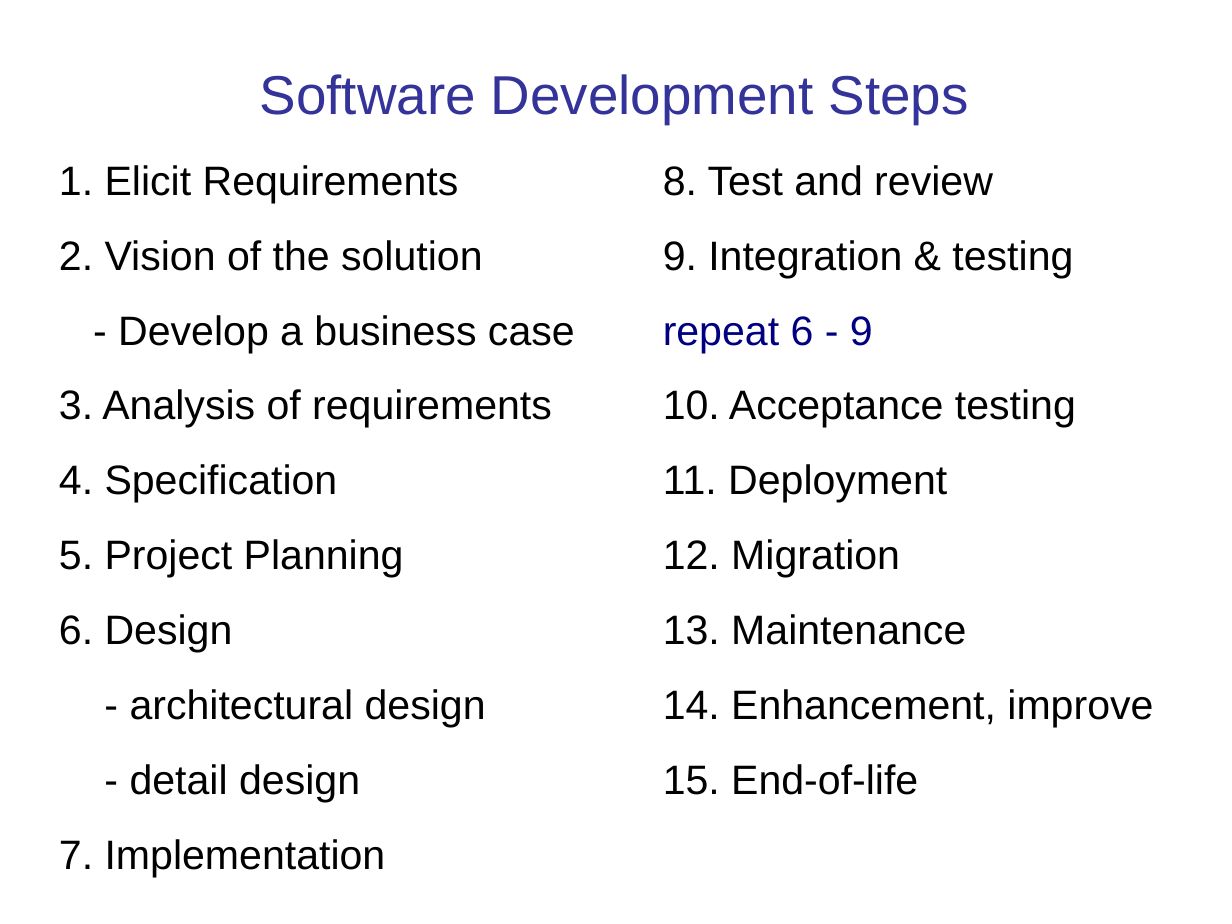
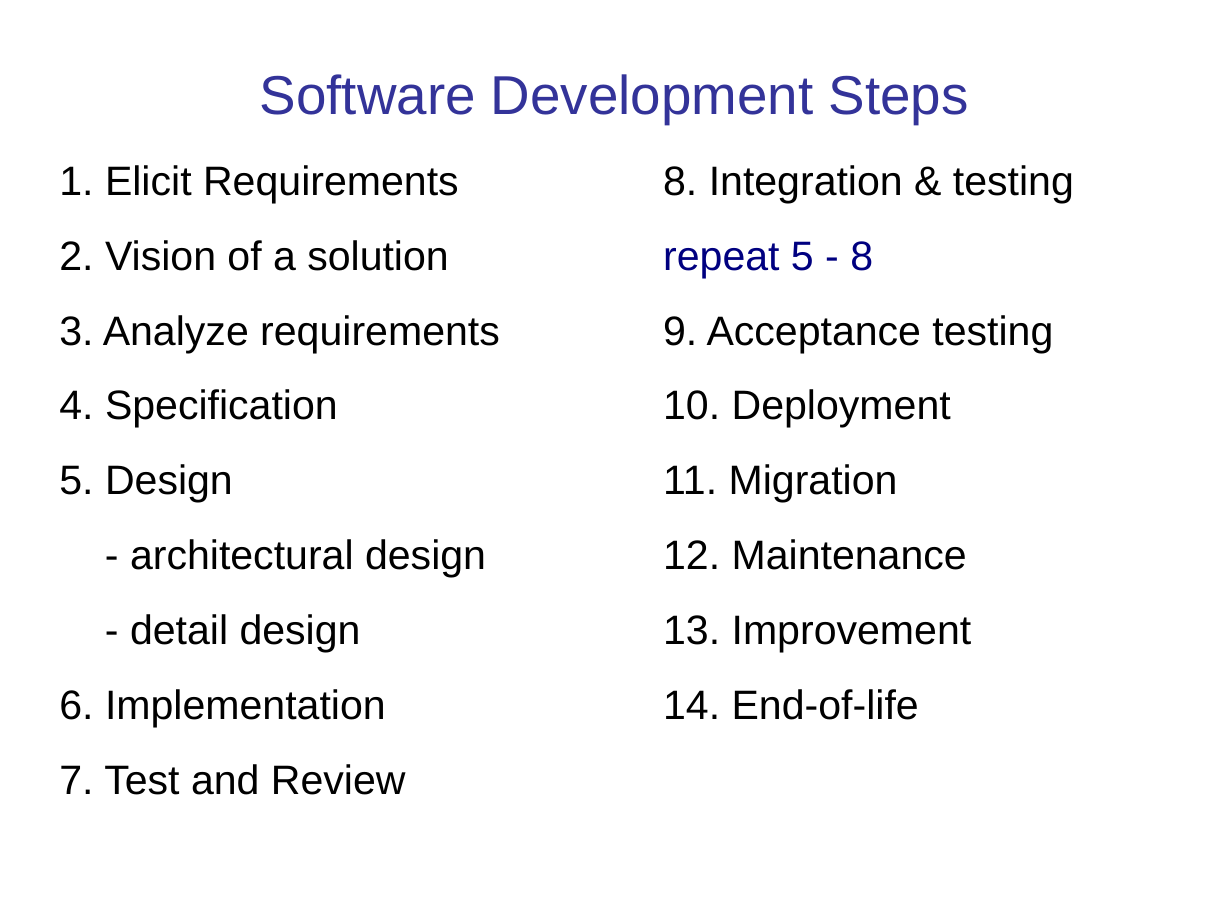
Before and after one commit to cpske/ISP, a slide deck: slide 23 of software-process/Introduction-software-process.ppt (slide 4 before the commit). Drawn at 1232x924 pixels with LibreOffice and Linux fonts; fonts in the diff are those of the drawing. Boxes give left, top, right and bottom in pixels: in the first picture for what was removed or moved away, otherwise in the second. Text is boxed around its words. In the diff, an @@ line names an element or a change of style, - is before the commit and + after.

Commit message:
work on software process intro

```diff
--- a/software-process/Introduction-software-process.ppt
+++ b/software-process/Introduction-software-process.ppt
@@ text at [663, 165, 1074, 720]: text changed @@
-8. Test and review
-9. Integration & testing
-repeat 6 - 9
-10. Acceptance testing
-11. Deployment
-12. Migration
-13. Maintenance
-14. Enhancement, improve
-15. End-of-life
+8. Integration & testing
+repeat 5 - 8
+9. Acceptance testing
+10. Deployment
+11. Migration
+12. Maintenance
+13. Improvement
+14. End-of-life
@@ text at [59, 240, 500, 353]: text changed @@
-2. Vision of the solution
-- Develop a business case
-3. Analysis of requirements
+2. Vision of a solution
+3. Analyze requirements
@@ text at [59, 464, 233, 503]: text changed @@
-5. Project Planning
-6. Design
+5. Design
@@ text at [59, 689, 406, 795]: text changed @@
-7. Implementation
+6. Implementation
+7. Test and Review
```
Also in this commit, not shown: 10 other slides changed, 9 slides added, 2 slides removed, 5 other files.
